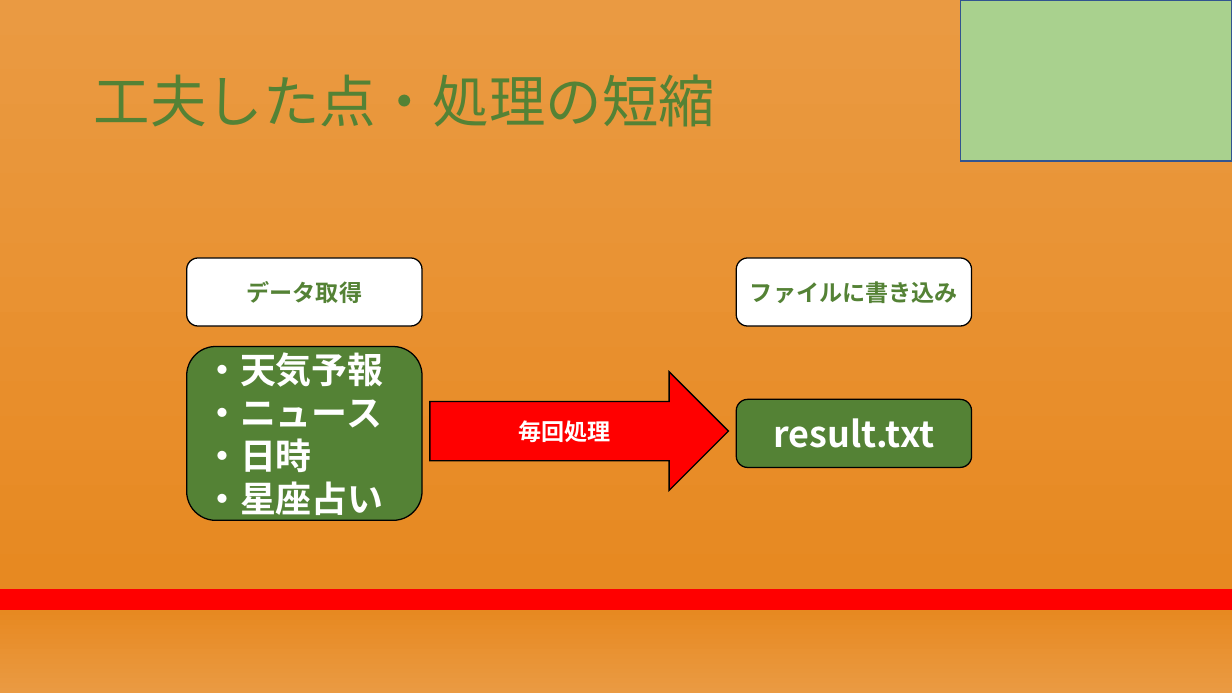
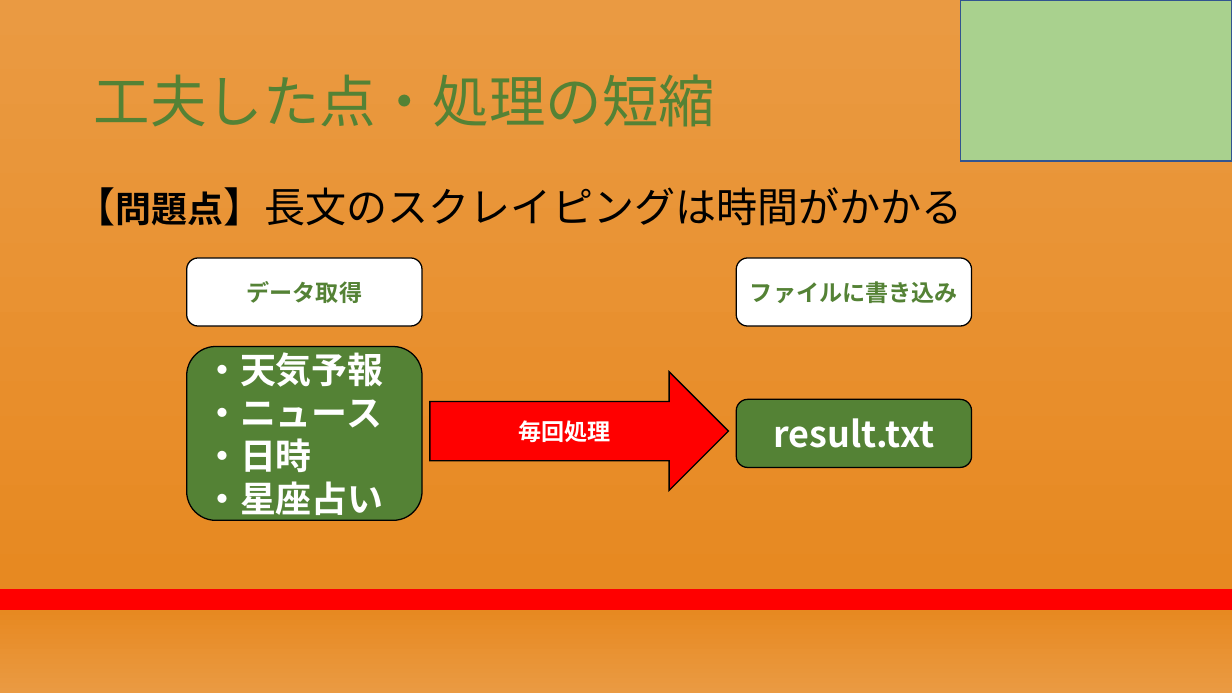
Before and after one commit to RikiishiSuzunosuke/AIspeaker_yosie, a slide deck: slide 16 of presentation/第二回プレゼン_アウトライン.pptx. Drawn at 1232x693 pixels with LibreOffice and Linux fonts; fonts in the diff are those of the drawing. Boxes give left, top, right and bottom in pixels: in the first picture for what was removed or moved away, otherwise in the second. Text is boxed around its words. In the diff, an @@ line names an element or a change of style, - is before the commit and + after.

```diff
--- a/presentation/第二回プレゼン_アウトライン.pptx
+++ b/presentation/第二回プレゼン_アウトライン.pptx
@@ text added at [75,187,962,226], 32 pt, text #000000 @@
+【問題点】長文のスクレイピングは時間がかかる
```
Also in this commit, not shown: 13 other slides changed, 2 slides added, 1 slide removed, 5 other files.
